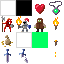
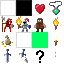
Layered file, before and after one edit (64px x 64px). Changes by layer:
added layer "RandomItem" above "Merchant" over [36, 50, 44, 63]
